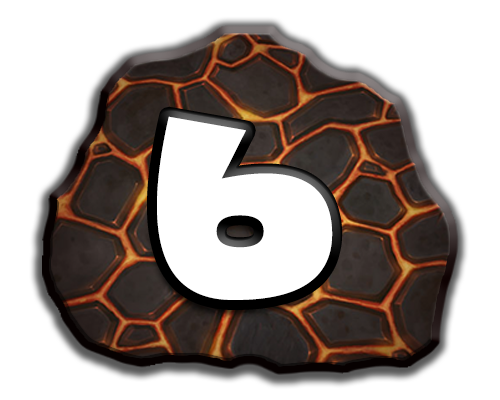
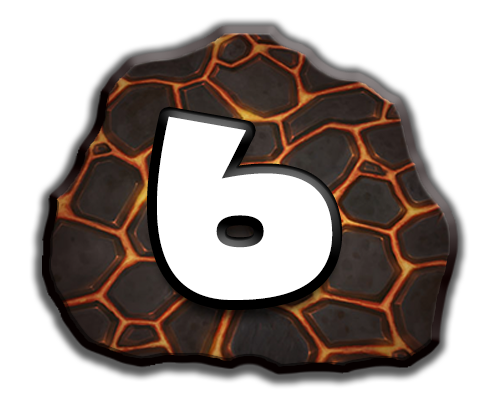
Comparing the layer stacks of the two 500 × 400 images. Changes:
pixels changed over 146, 142, 341, 327 (layer not identified)
